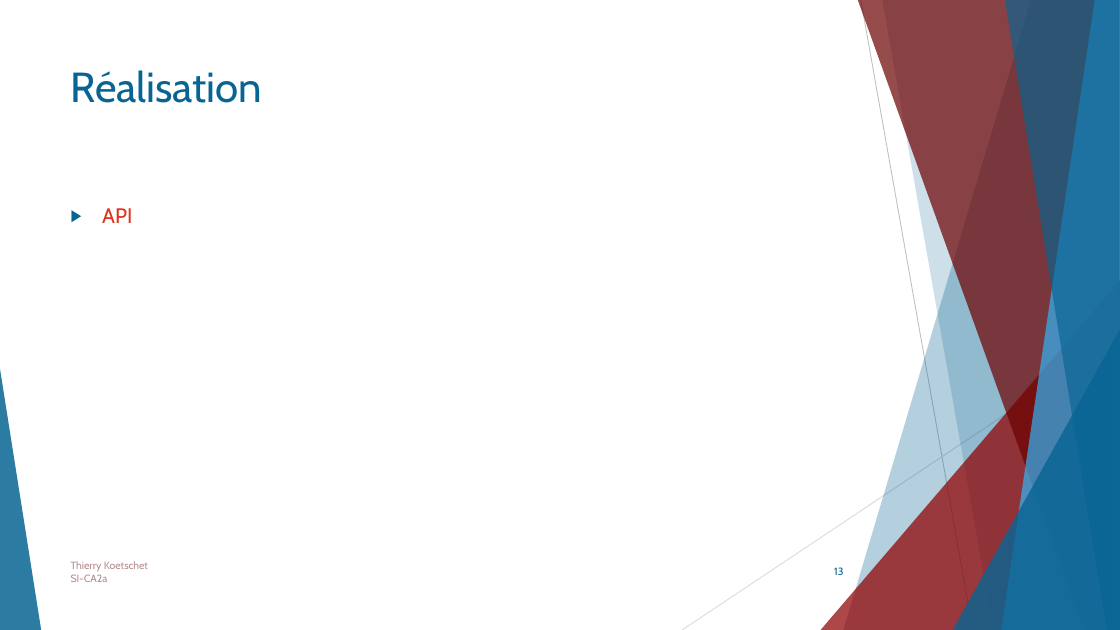
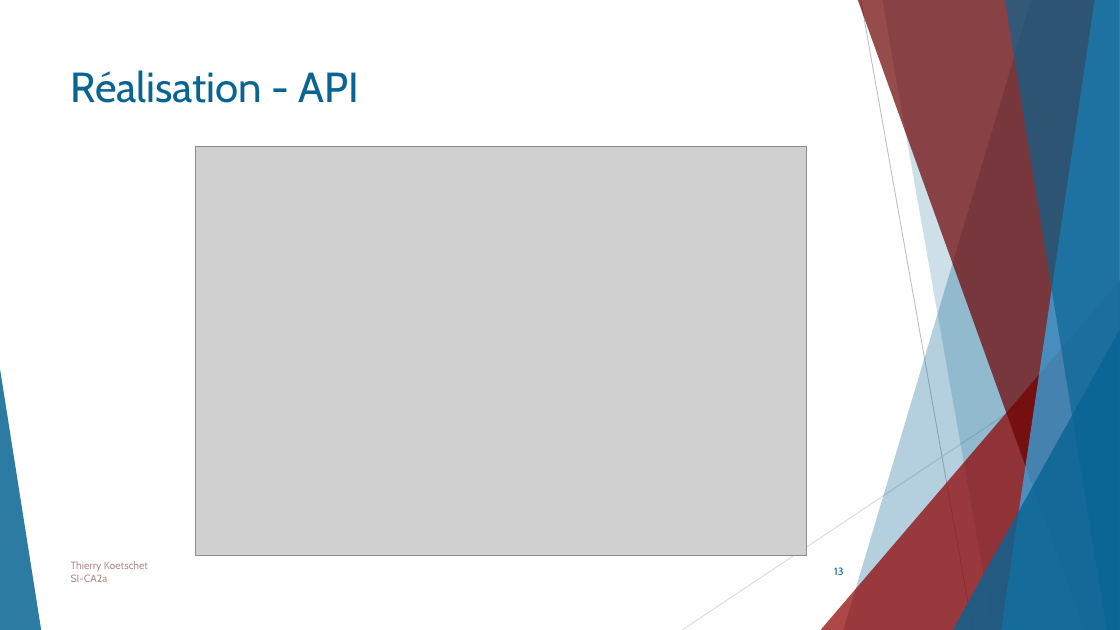
Before and after one commit to ThierryKoetschet/TPI_Thierry_Koetschet, a slide deck: slide 13 of Presentation TPI Thierry Koetschet.pptx. Drawn at 1120x630 pixels with LibreOffice and Linux fonts; fonts in the diff are those of the drawing; grey boxes stand for pictures. Boxes give left, top, right and bottom in pixels: in the first picture for what was removed or moved away, otherwise in the second. Text is boxed around its words. In the diff, an @@ line names an element or a change of style, - is before the commit and + after.

```diff
--- a/Presentation TPI Thierry Koetschet.pptx
+++ b/Presentation TPI Thierry Koetschet.pptx
@@ title at [71, 70, 360, 103]: text changed @@
-Réalisation
+Réalisation - API
@@ picture added at [196, 146, 807, 555] @@
@@ text removed at [102, 208, 132, 223] @@
-▶ API
```
Also in this commit, not shown: 7 other slides changed.
